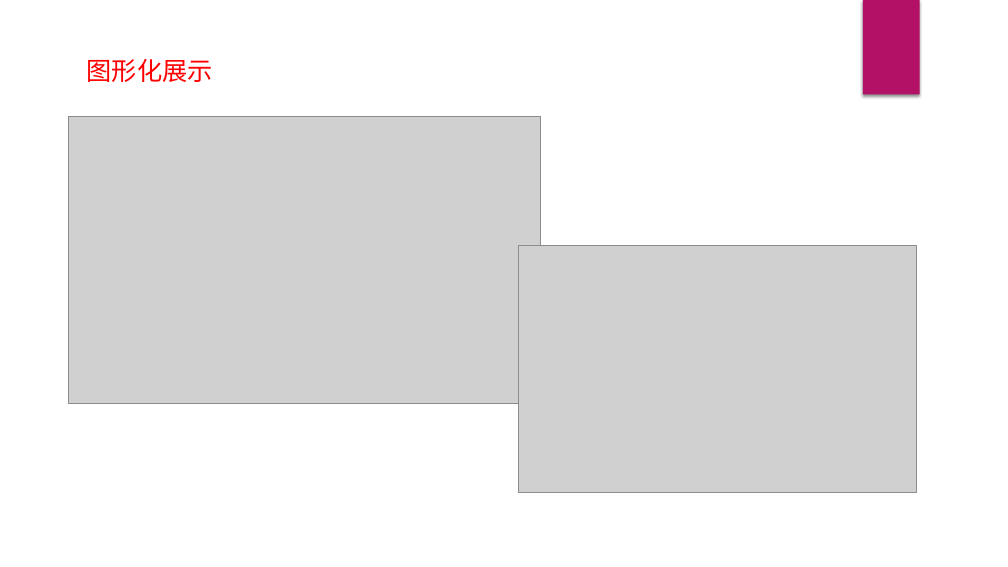
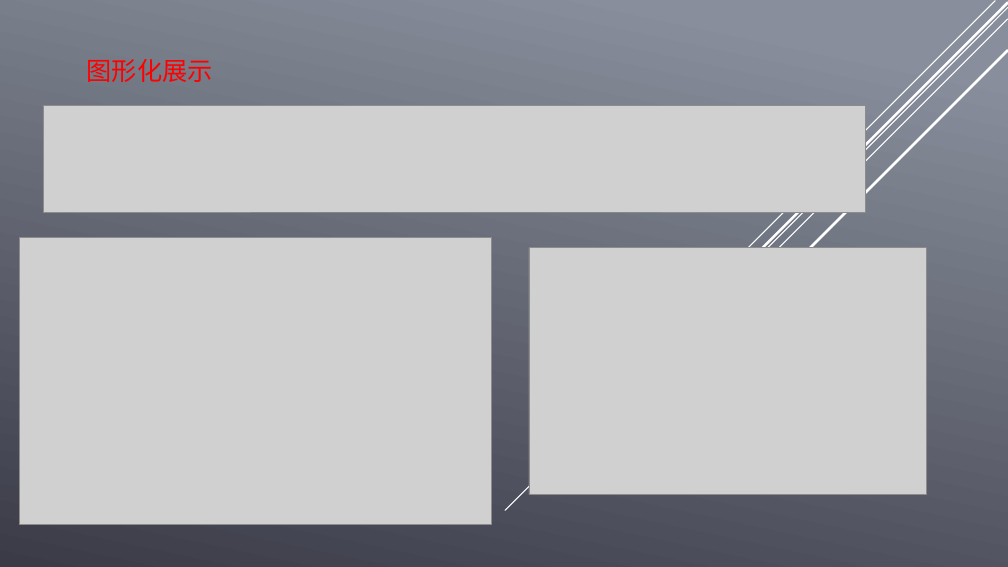
Before and after one commit to lzyprime/spark_homework, a slide deck: slide 9 of HomeWork/hadoop.pptx. Drawn at 1008x567 pixels with LibreOffice and Linux fonts; fonts in the diff are those of the drawing; grey boxes stand for pictures; background and template pictures are left out. Boxes give left, top, right and bottom in pixels: in the first picture for what was removed or moved away, otherwise in the second. Text is boxed around its words. In the diff, an @@ line names an element or a change of style, - is before the commit and + after.

```diff
--- a/HomeWork/hadoop.pptx
+++ b/HomeWork/hadoop.pptx
@@ background picture (left out) to gradient #888E9B to #3C3C49 @@
@@ line added from (1008, 8) to (505, 510), #FFFFFF 1 pt @@
@@ line added from (1008, 19) to (598, 429), #FFFFFF 1 pt @@
@@ line added from (1008, 3) to (606, 404), #FFFFFF 2.5 pt @@
@@ line added from (995, 1) to (681, 316), #FFFFFF 1 pt @@
@@ rectangle removed at <box>863,0,920,95</box> @@
@@ line added from (1008, 51) to (649, 410), #FFFFFF 2.5 pt @@
@@ picture added at <box>43,105,865,212</box> @@
@@ picture: place and size @@
-picture at <box>68,116,541,403</box>
+picture at <box>19,237,492,524</box>
@@ picture: place and size @@
-picture at <box>519,246,917,492</box>
+picture at <box>529,248,927,495</box>
```
Also in this commit, not shown: 8 other slides changed, 12 other files.
